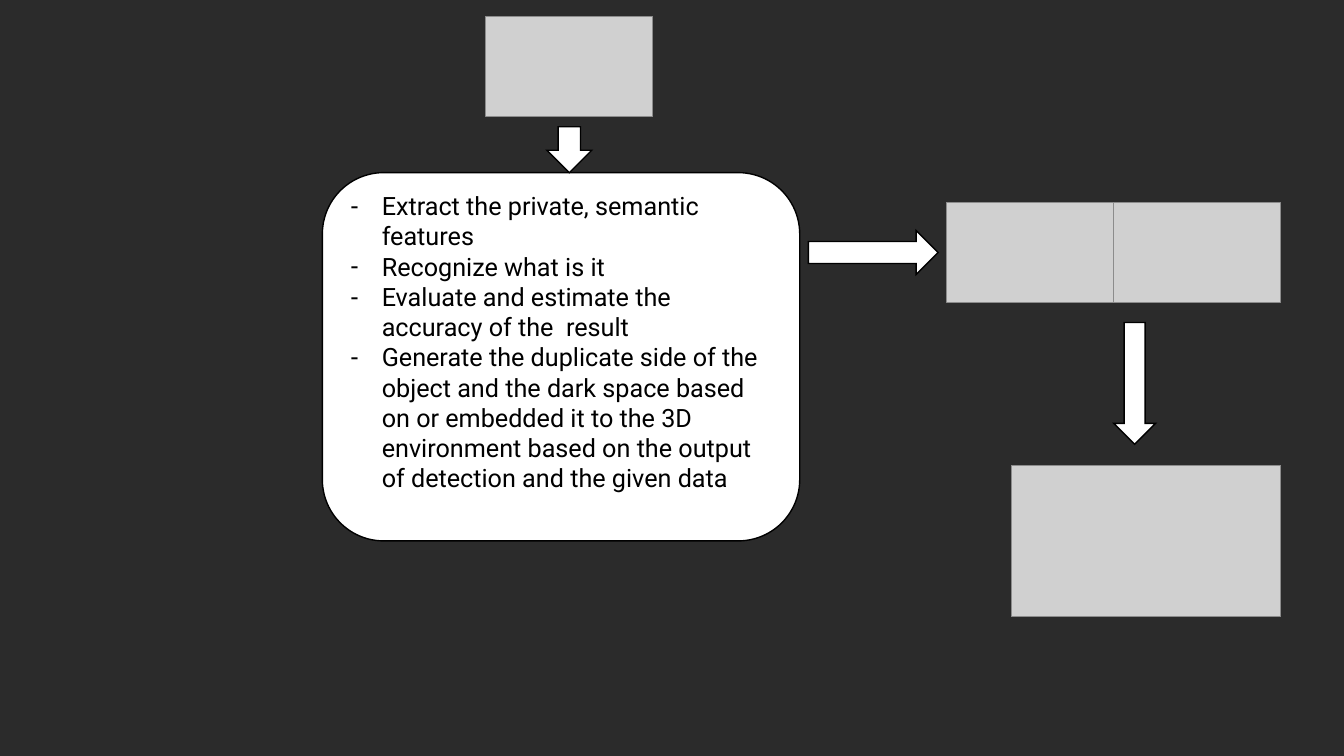
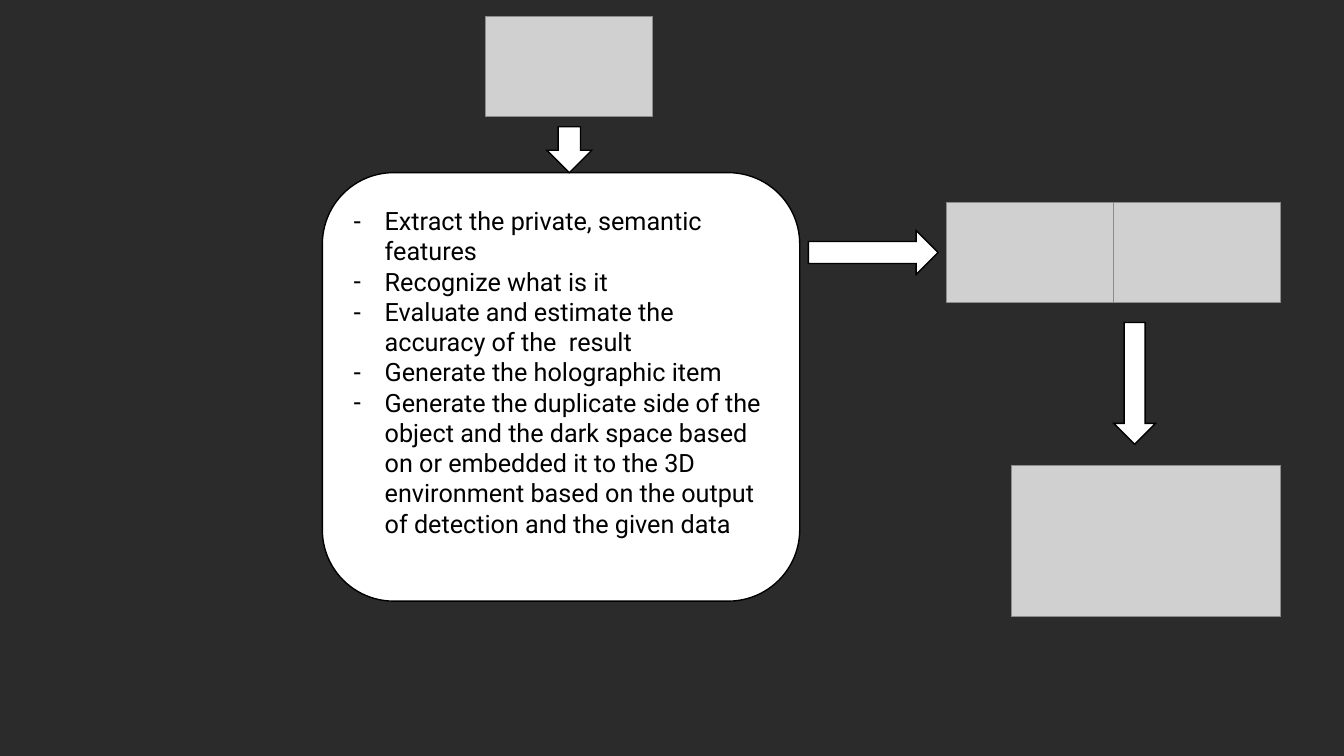
Before and after one commit to dungdovu/DGA1031, a slide deck: slide 20 of DGA1031/What is it.pptx. Drawn at 1344x756 pixels with LibreOffice and Linux fonts; fonts in the diff are those of the drawing; grey boxes stand for pictures; background and template pictures are left out; a plain dark background stands for a picture behind light text. Boxes give left, top, right and bottom in pixels: in the first picture for what was removed or moved away, otherwise in the second. Text is boxed around its words. In the diff, an @@ line names an element or a change of style, - is before the commit and + after.

Commit message:
update solution for VR

```diff
--- a/DGA1031/What is it.pptx
+++ b/DGA1031/What is it.pptx
@@ rounded rectangle "Extract the private, semantic features": place and size @@
-rounded rectangle "Extract the private, semantic features" at box(323, 172, 801, 540)
+rounded rectangle "Extract the private, semantic features" at box(323, 172, 801, 601)
@@ text in rounded rectangle at box(385, 362, 722, 387): paragraph added @@
+– Generate the holographic item
```
